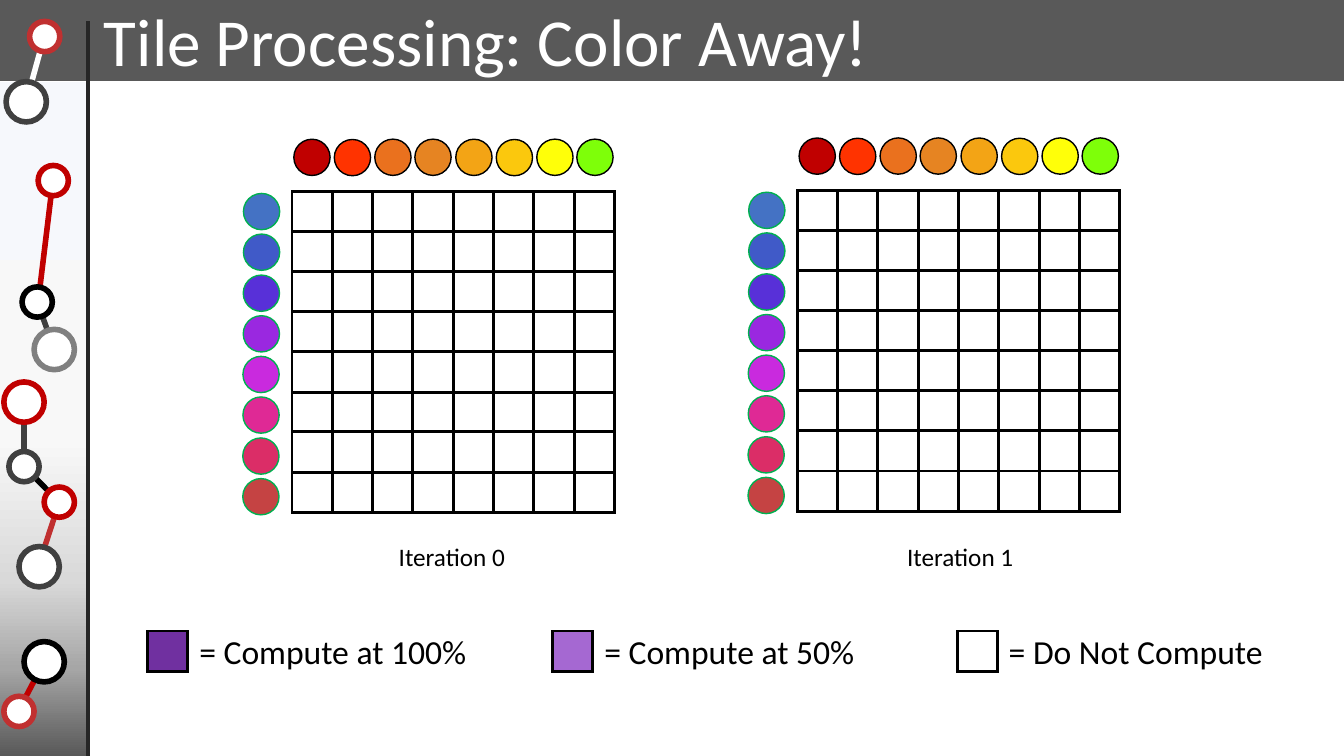
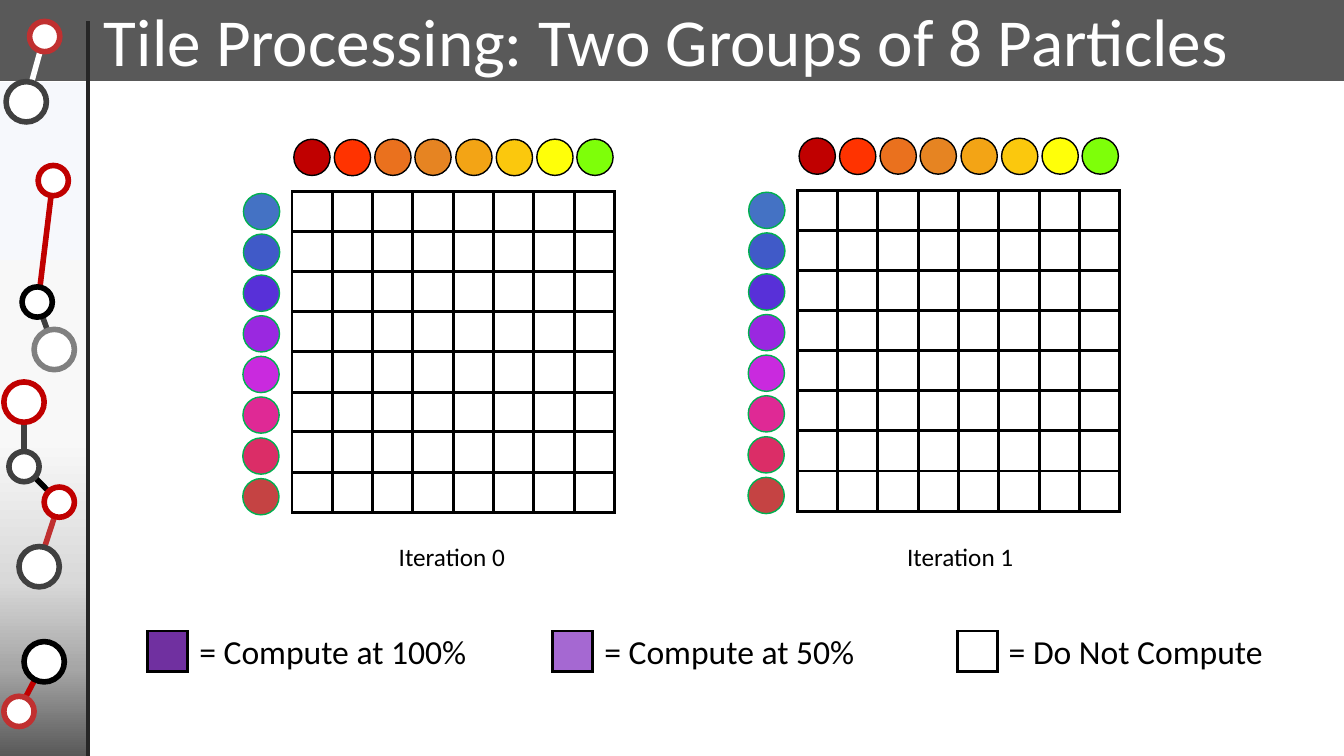
Before and after one commit to wadejong/Summer-School-Materials, a slide deck: slide 1 of Wednesday-morning/TutorialsCUDA/TileProblem.pptx. Drawn at 1344x756 pixels with LibreOffice and Linux fonts; fonts in the diff are those of the drawing. Boxes give left, top, right and bottom in pixels: in the first picture for what was removed or moved away, otherwise in the second. Text is boxed around its words. In the diff, an @@ line names an element or a change of style, - is before the commit and + after.

```diff
--- a/Wednesday-morning/TutorialsCUDA/TileProblem.pptx
+++ b/Wednesday-morning/TutorialsCUDA/TileProblem.pptx
@@ text at [104, 19, 1228, 83]: text changed @@
-Tile Processing: Color Away!
+Tile Processing: Two Groups of 8 Particles
```
Also in this commit, not shown: 1 other slide changed, 4 slides added, 3 other files.
